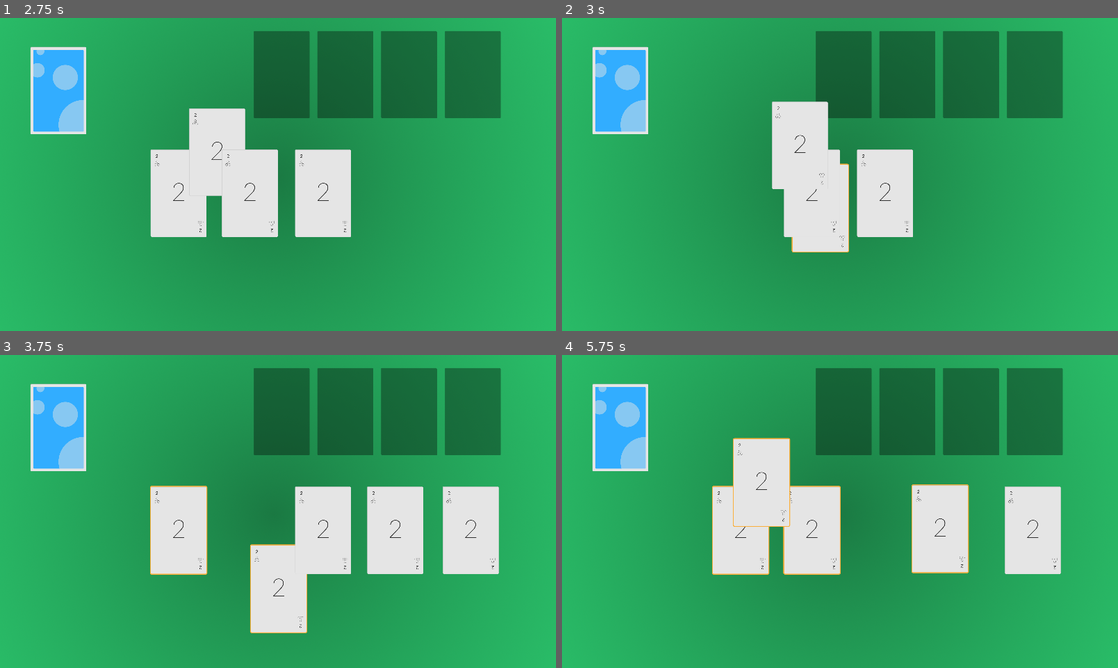
Above: before the commit, frames 1-4 (two rows, left to right).
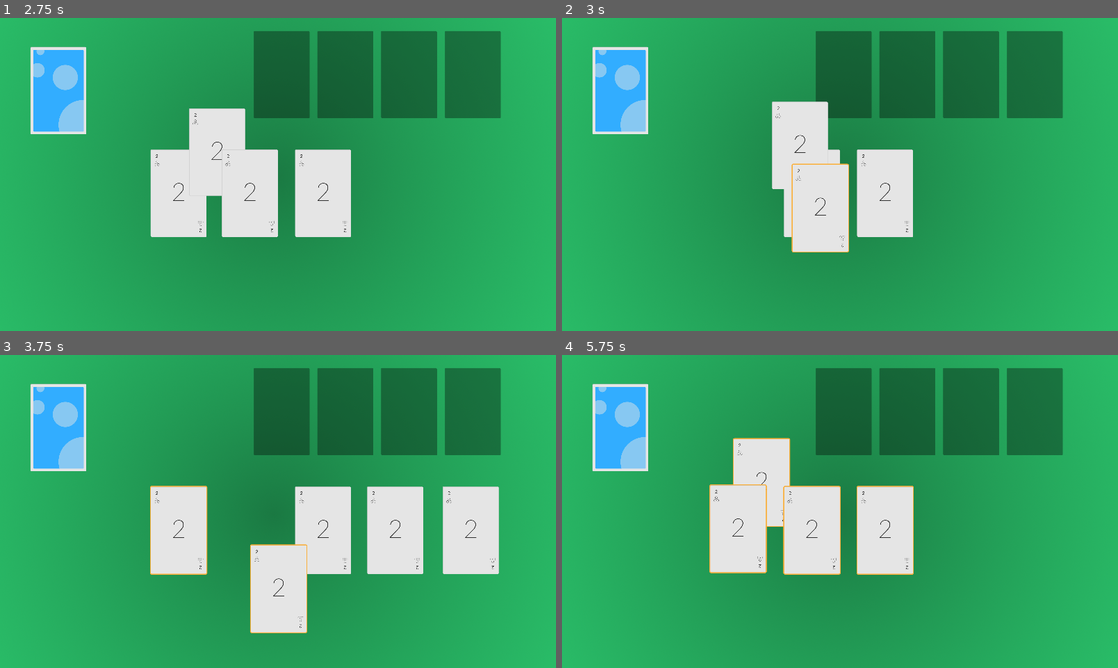
Above: after the commit, the same moments.

Repository: Dssdiego/solitaire_godot
Game: Godot game, scene res://scenes/scn_main.tscn
Two runs of this game, one before a commit and one after it. Both use one fixed random seed, a clock stepped at 60 frames per second and the inputs below.
Inputs (mouse positions are in pixels of both pictures, inside the frame that each line leads up to):
- Up to frame 1 (2.75 s): click (55, 89) at 0.5 s; click (55, 89) at 1.25 s; click (55, 89) at 2 s
- Up to frame 2 (3 s): drag from (739, 193) to (895, 105) at 2.77 s
- Up to frame 3 (3.75 s): drag from (250, 530) to (250, 574) at 3.52 s
- Up to frame 4 (5.75 s): move the mouse to (884, 530) at 4.27 s; click (884, 530) at 4.42 s; tap Enter at 5 s; drag from (956, 530) to (673, 464) at 5.02 s

Frame 1 is identical in both runs. In frame 2, 0.1% of the frame differs, in the area x 41-50%, y 46-70%; in frame 3, less than 0.1%; in frame 4, 9.2%, in the area x 26-90%, y 41-71%.

Commit message:
card raise "Z" index

Diff:
--- a/scripts/gameplay/scr_card.gd
+++ b/scripts/gameplay/scr_card.gd
@@ -52,6 +52,7 @@
 	can_drag = true
 #	initial_click_position = get_global_mouse_position()
 #	print(initial_click_position)
+	raise() # NOTE: This will break when moving multiple cards
 	update_ui()
 
 func on_card_release_click():
